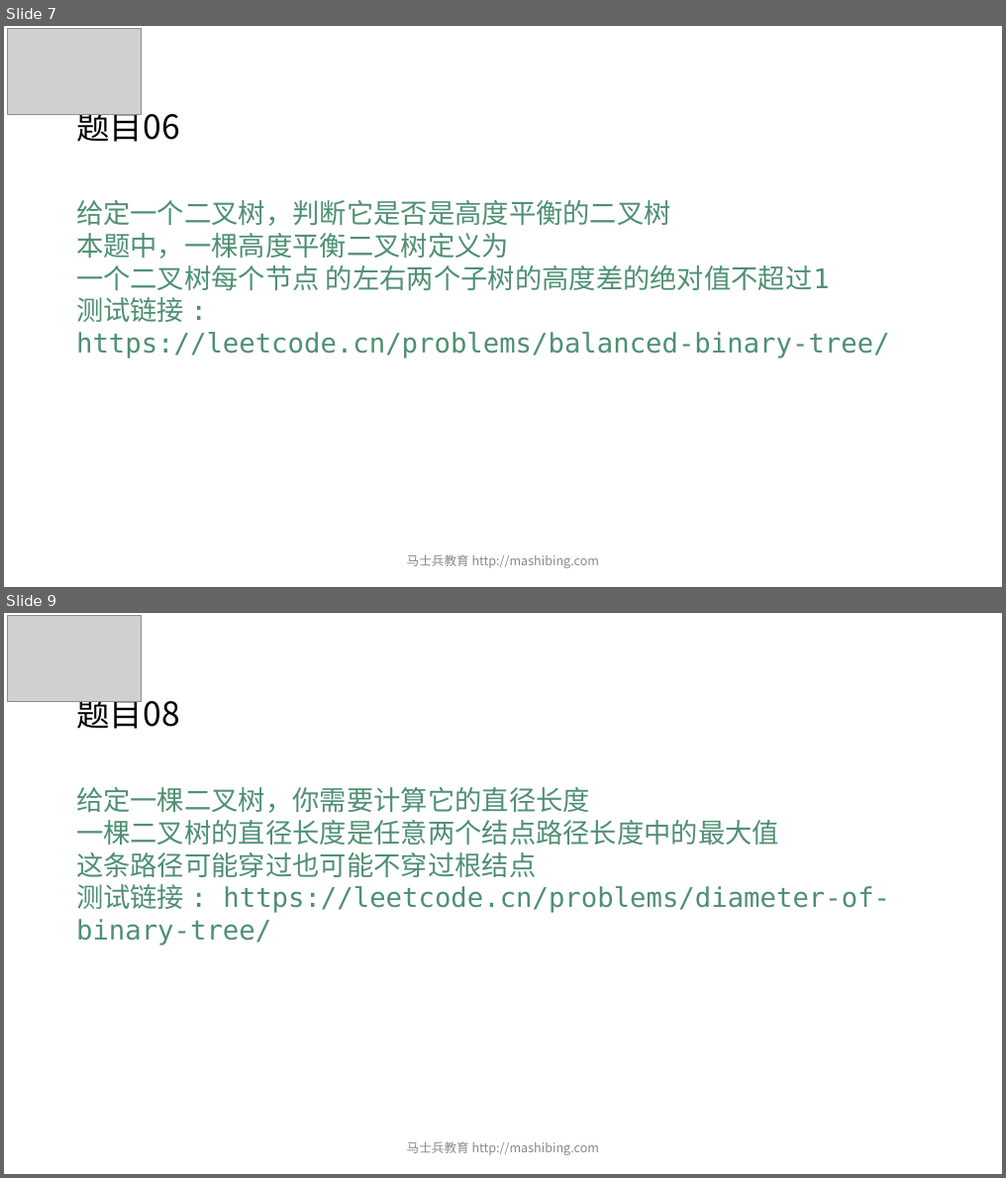
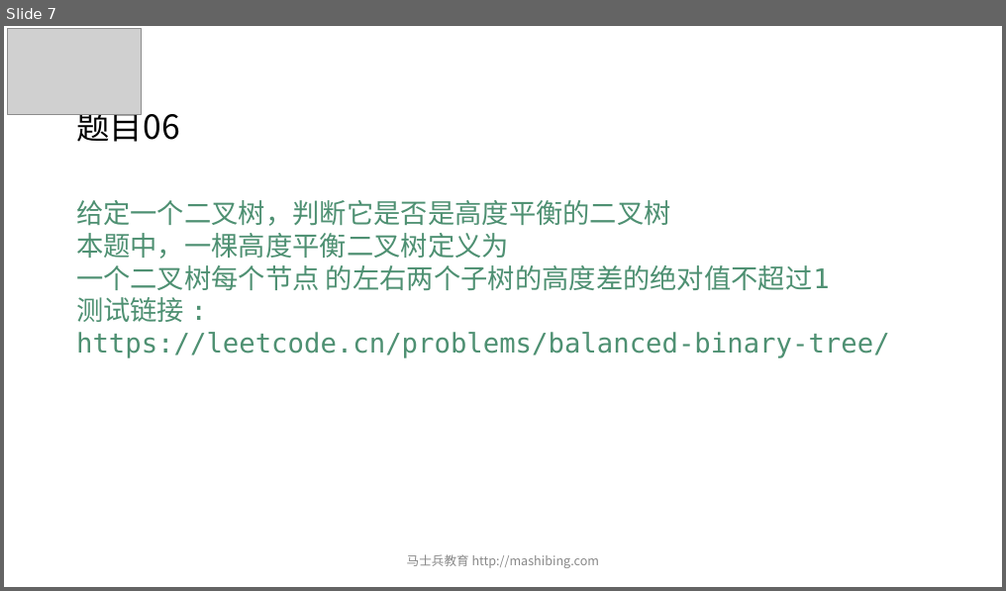
Before and after one commit to wblksheep/algorithm-zuo-msb-code, a slide deck: MCA算法突击课/第03期/ppt/powerpoint/第03节.pptx. Shown one above the other, each under a label of ours: slides 7 and 9 before the commit, slide 7 after it; the slides between them are not shown. The pictures are 1006x1178 and 1006x591 pixels, drawn with LibreOffice and Linux fonts; fonts in the diff are those of the drawing; grey boxes stand for pictures. Boxes give left, top, right and bottom in pixels: in the first picture for what was removed or moved away, otherwise in the second. Text is boxed around its words. In the diff, an @@ line names an element or a change of style, - is before the commit and + after.

```diff
--- a/MCA算法突击课/第03期/ppt/powerpoint/第03节.pptx
+++ b/MCA算法突击课/第03期/ppt/powerpoint/第03节.pptx
@@ slide 9 removed at (4,613,1002,1174), background #FFFFFF @@
@@ picture removed at (8,616,142,701) @@
@@ title removed at (76,692,180,729) @@
-题目08
@@ text removed at (76,787,890,946) @@
-给定一棵二叉树，你需要计算它的直径长度
-一棵二叉树的直径长度是任意两个结点路径长度中的最大值
-这条路径可能穿过也可能不穿过根结点
-测试链接 : https://leetcode.cn/problems/diameter-of-binary-tree/
@@ text removed at (407,1142,599,1156) @@
-马士兵教育 http://mashibing.com
```
Also in this commit, not shown: 2 other slides removed, 12 other files.
